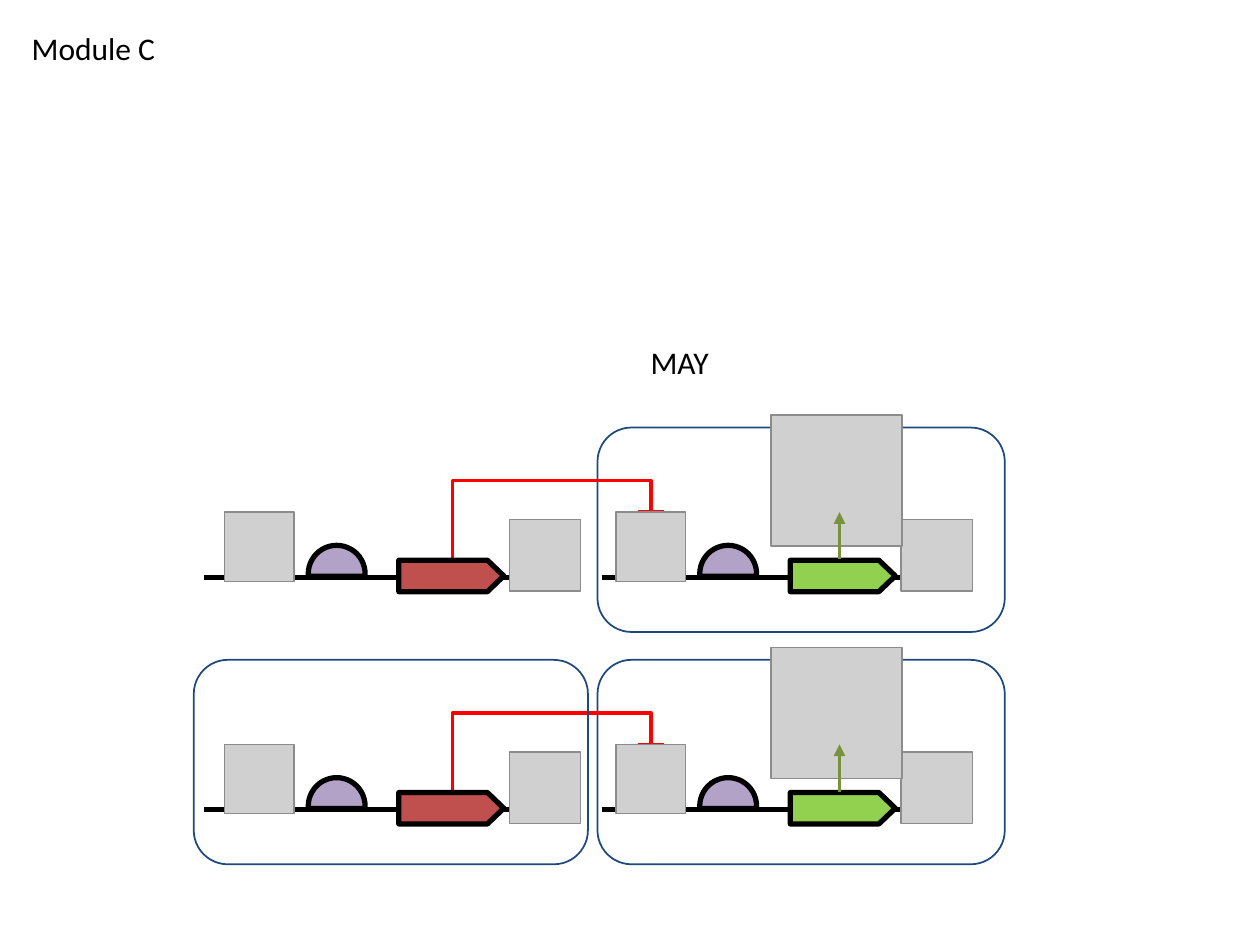
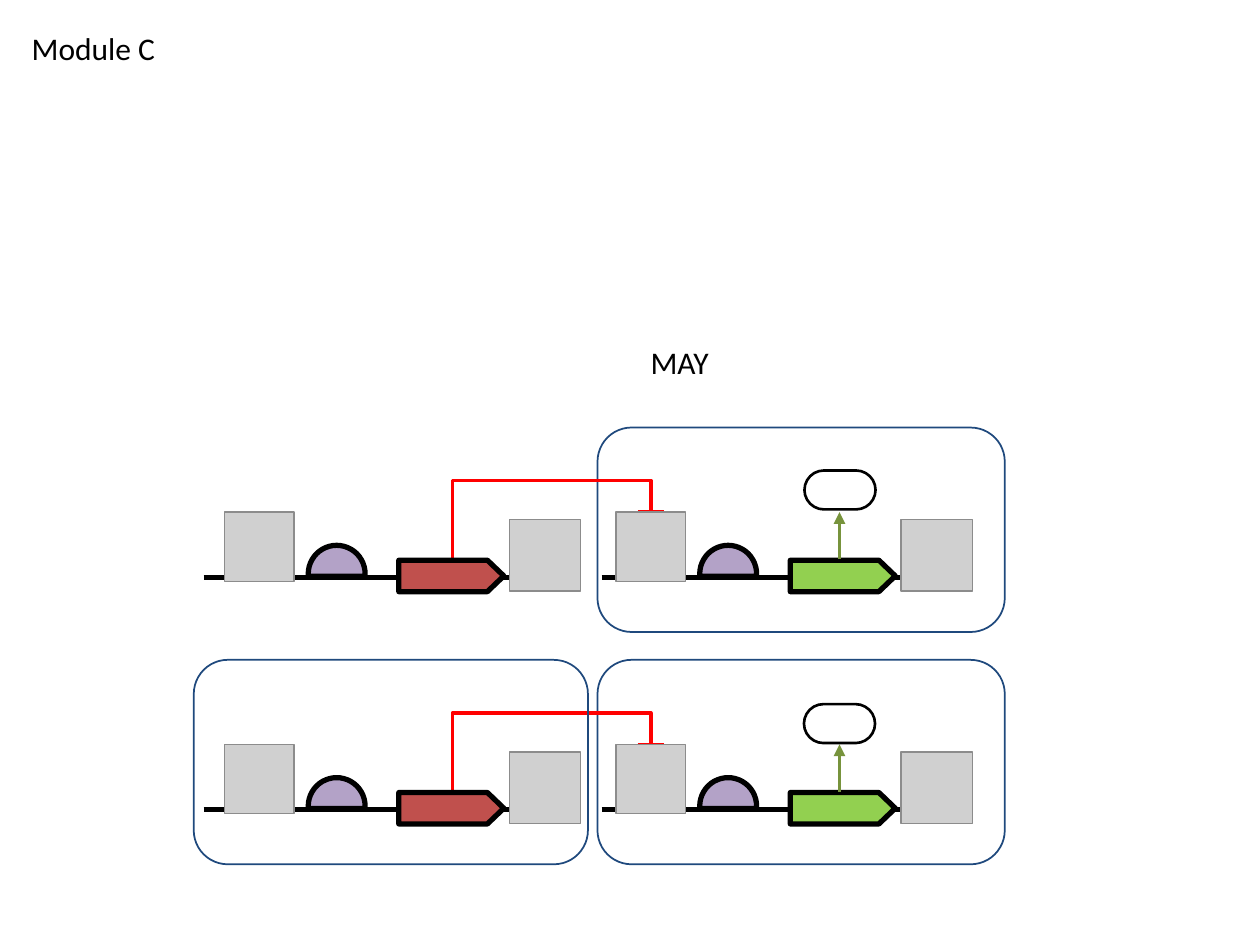
Before and after one commit to SynBioDex/SBOL-visual, a slide deck: slide 5 of specification/imgsrc/modules.pptx. Drawn at 1260x945 pixels with LibreOffice and Linux fonts; fonts in the diff are those of the drawing; grey boxes stand for pictures. Boxes give left, top, right and bottom in pixels: in the first picture for what was removed or moved away, otherwise in the second. Text is boxed around its words. In the diff, an @@ line names an element or a change of style, - is before the commit and + after.

```diff
--- a/specification/imgsrc/modules.pptx
+++ b/specification/imgsrc/modules.pptx
@@ picture removed at [771, 415, 902, 546] @@
@@ rounded rectangle added at [804, 470, 874, 509], fill #FFFFFF, outline #000000 1.5 pt @@
@@ picture removed at [771, 648, 902, 779] @@
@@ rounded rectangle added at [804, 704, 874, 743], fill #FFFFFF, outline #000000 1.5 pt @@
```
Also in this commit, not shown: 5 other slides changed, 18 other files.
